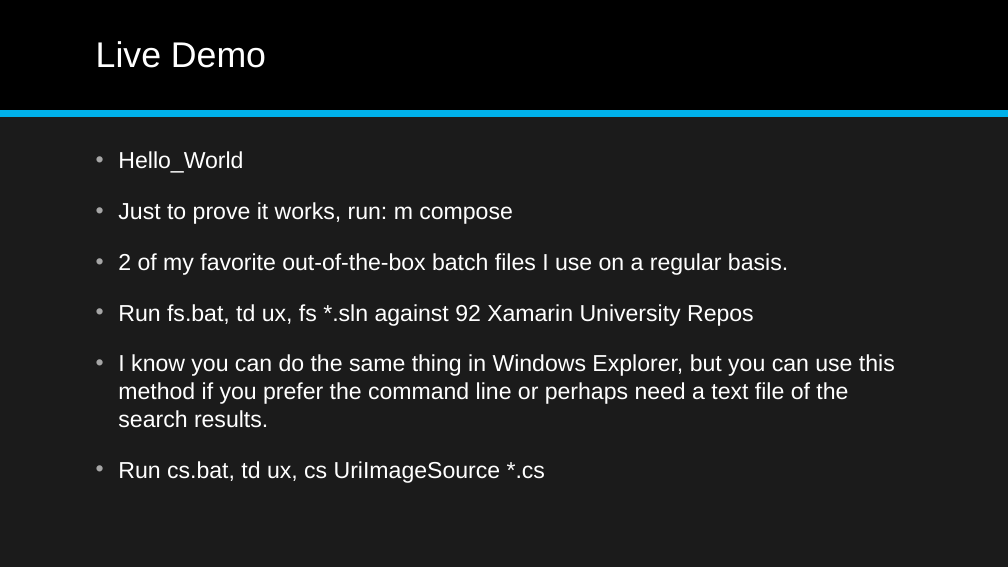
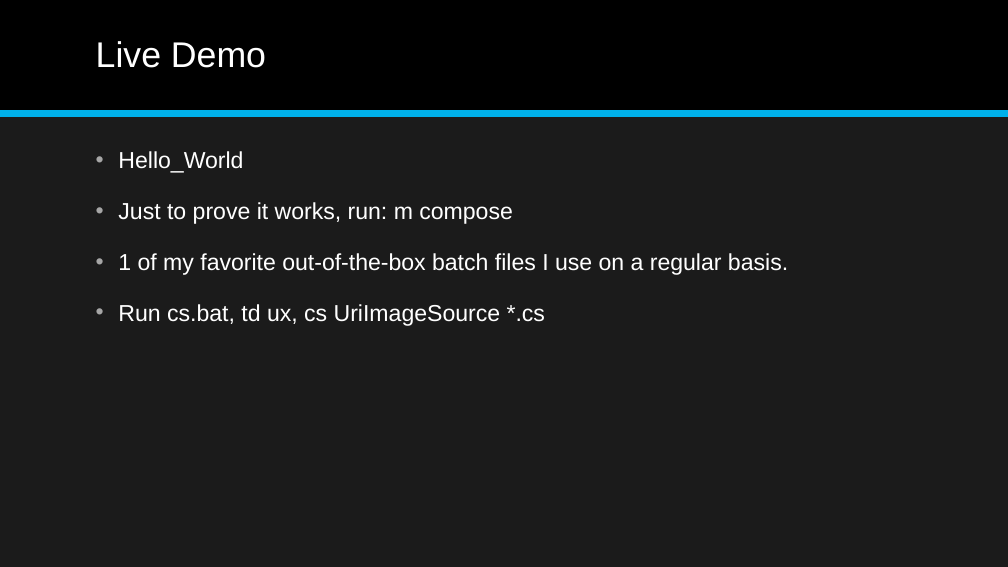
Before and after one commit to jonathan-r-jones/Composable-Batch-Files, a slide deck: slide 18 of Composable Batch File Helper.pptx. Drawn at 1008x567 pixels with LibreOffice and Linux fonts; fonts in the diff are those of the drawing. Boxes give left, top, right and bottom in pixels: in the first picture for what was removed or moved away, otherwise in the second. Text is boxed around its words. In the diff, an @@ line names an element or a change of style, - is before the commit and + after.

```diff
--- a/Composable Batch File Helper.pptx
+++ b/Composable Batch File Helper.pptx
@@ text at [118,253,788,275]: text changed @@
-• 2 of my favorite out-of-the-box batch files I use on a regular basis.
-• Run fs.bat, td ux, fs *.sln against 92 Xamarin University Repos
-• I know you can do the same thing in Windows Explorer, but you can use this method if you prefer the command line or perhaps need a text file of the search results.
+• 1 of my favorite out-of-the-box batch files I use on a regular basis.
```
Also in this commit, not shown: 1 other file.
